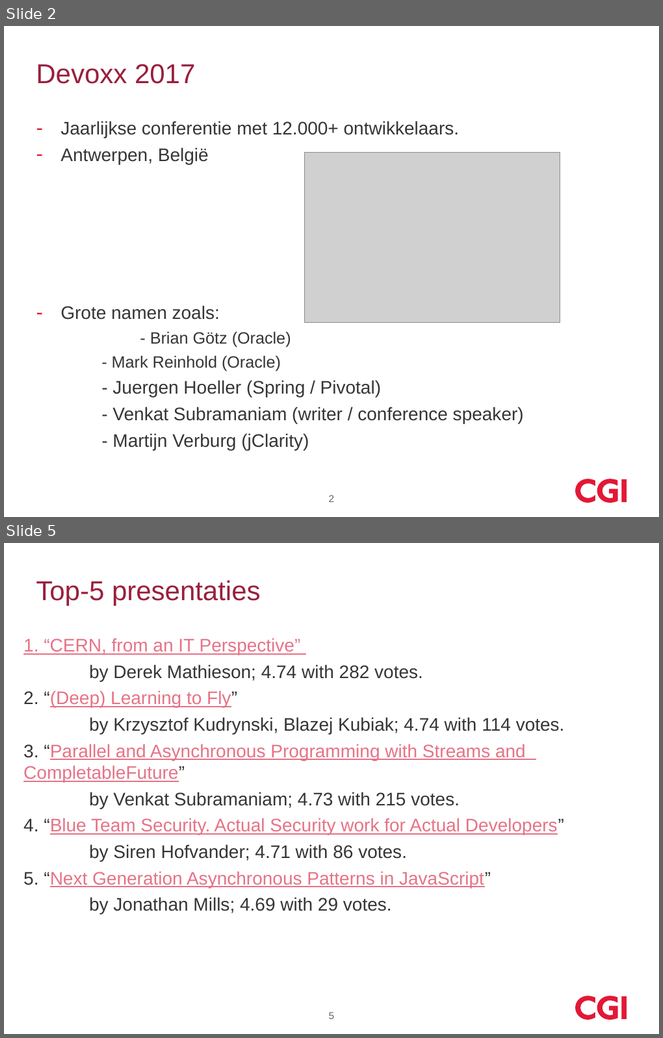
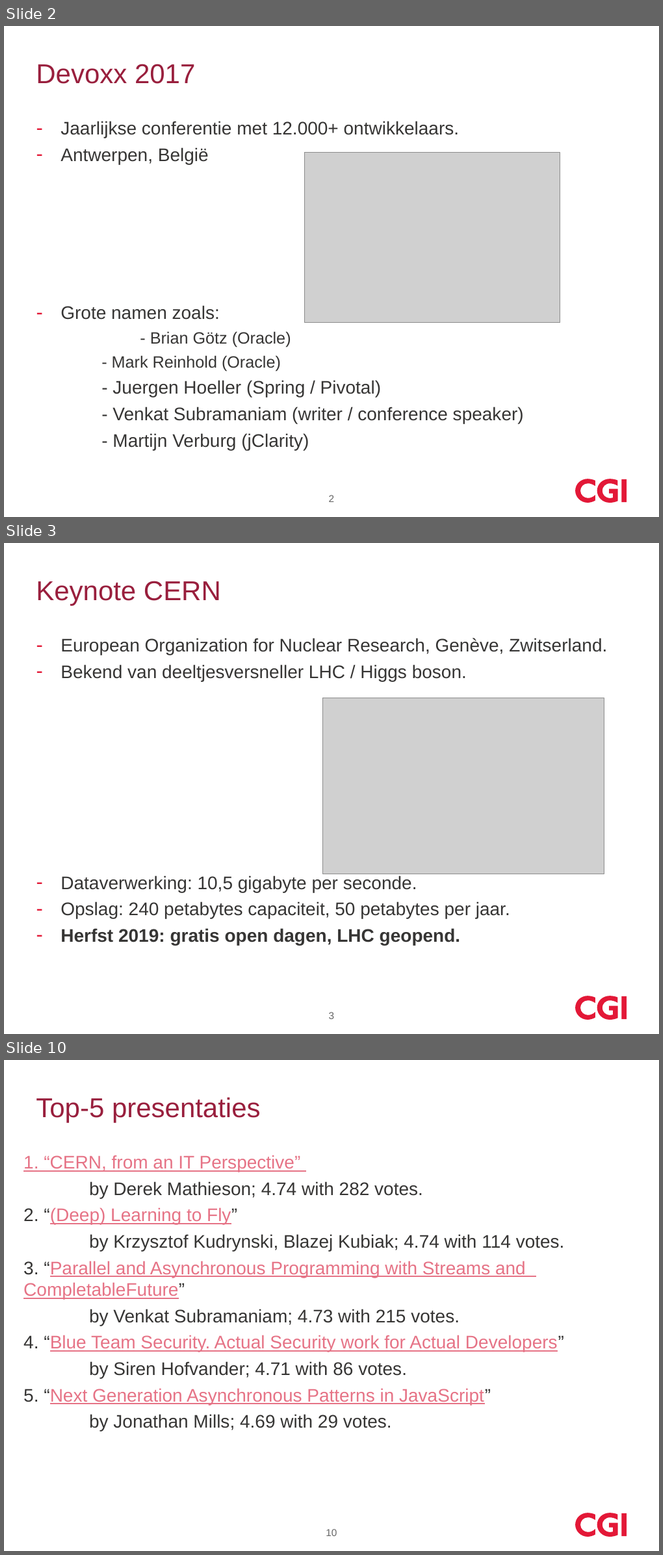
Before and after one commit to koosdrost/GeneralDir, a slide deck: devoxx_2017_cgi.pptx. Shown one above the other, each under a label of ours: slides 2 and 5 before the commit, slides 2, 3 and 10 after it; the slides between them are not shown. The pictures are 663x1038 and 663x1555 pixels, drawn with LibreOffice and Linux fonts; fonts in the diff are those of the drawing; grey boxes stand for pictures; background and template pictures are left out. Boxes give left, top, right and bottom in pixels: in the first picture for what was removed or moved away, otherwise in the second. Text is boxed around its words. In the diff, an @@ line names an element or a change of style, - is before the commit and + after.

```diff
--- a/devoxx_2017_cgi.pptx
+++ b/devoxx_2017_cgi.pptx
@@ slide 3 added at <box>4,543,659,1034</box>, background #FFFFFF; not listed: 3 template elements that a slide beside it also shows @@
@@ title added at <box>36,581,221,605</box>, 30 pt, text #991F3D @@
+Keynote CERN
@@ text added at <box>61,638,607,945</box>, 20 pt, text #363534 @@
+– European Organization for Nuclear Research, Genève, Zwitserland.
+– Bekend van deeltjesversneller LHC / Higgs boson.
+– Dataverwerking: 10,5 gigabyte per seconde.
+– Opslag: 240 petabytes capaciteit, 50 petabytes per jaar.
+– Herfst 2019: gratis open dagen, LHC geopend.
@@ picture added at <box>323,698,604,875</box> @@
@@ page number added at <box>329,1012,335,1019</box>, 11 pt, text #666666 @@
+3
@@ what was slide 5 is now slide 10 @@
@@ page number at <box>326,1529,337,1536</box>: text changed @@
-5
+10
```
Also in this commit, not shown: 6 other slides added, 2 slides removed.
